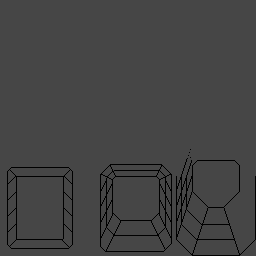
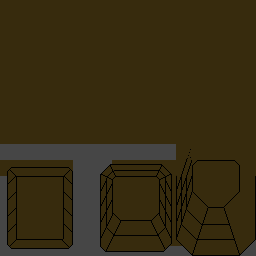
Layer changes from the first 256x256 image to the second:
showed "Color", painted on it over [0, 0, 256, 255]
